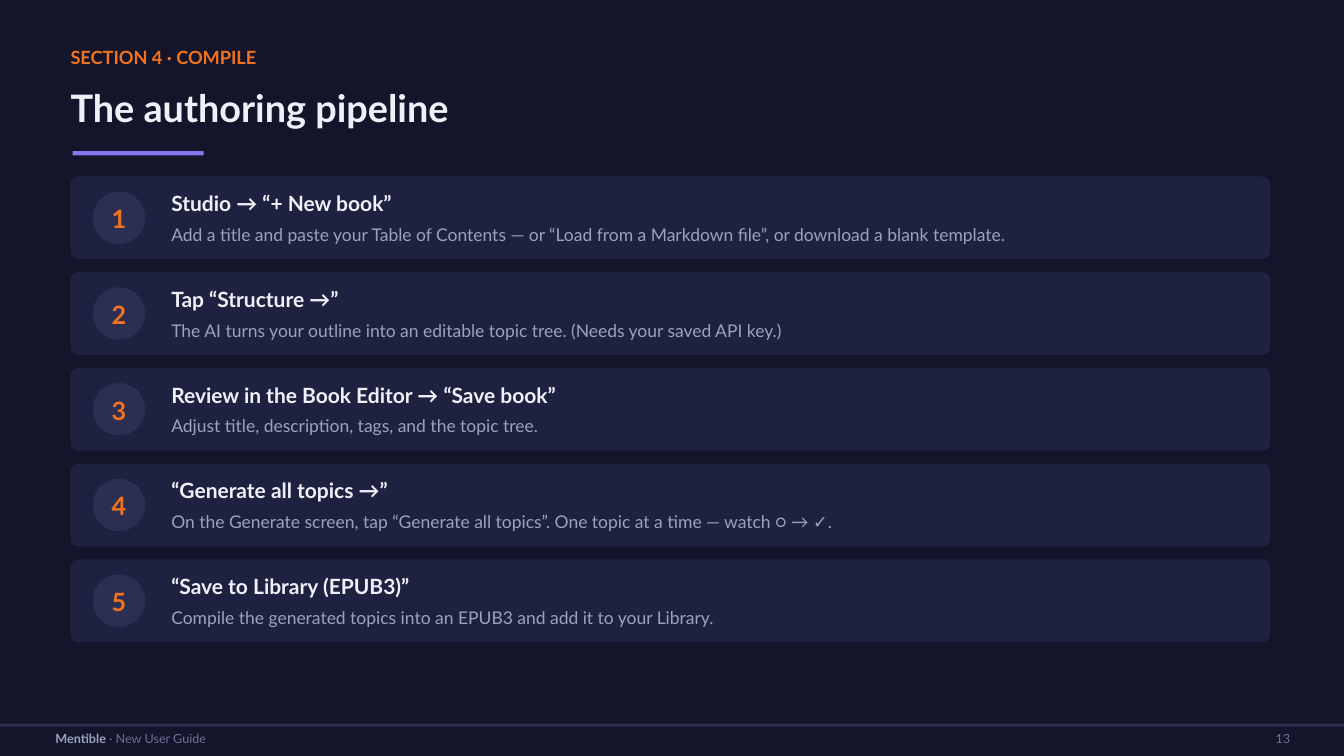
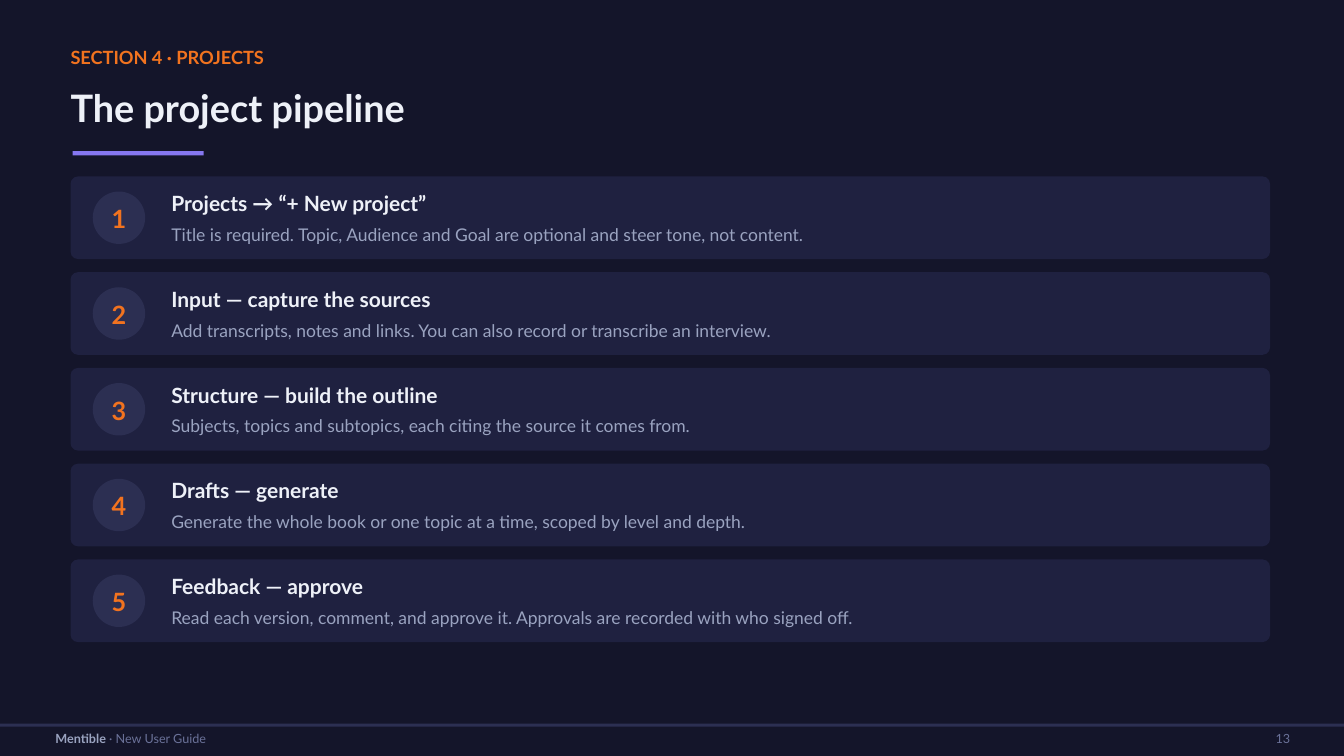
Before and after one commit to wegofwd2020-hub/Mentible, a slide deck: slide 13 of Mentible-New-User-Guide.pptx. Drawn at 1344x756 pixels with LibreOffice and Linux fonts; fonts in the diff are those of the drawing. Boxes give left, top, right and bottom in pixels: in the first picture for what was removed or moved away, otherwise in the second. Text is boxed around its words. In the diff, an @@ line names an element or a change of style, - is before the commit and + after.

```diff
--- a/Mentible-New-User-Guide.pptx
+++ b/Mentible-New-User-Guide.pptx
@@ text at (x1=71, y1=50, x2=264, y2=64): text changed @@
-SECTION 4 · COMPILE
+SECTION 4 · PROJECTS
@@ text at (x1=71, y1=94, x2=405, y2=129): text changed @@
-The authoring pipeline
+The project pipeline
@@ text at (x1=171, y1=195, x2=426, y2=215): text changed @@
-Studio → “+ New book”
+Projects → “+ New project”
@@ text at (x1=171, y1=228, x2=803, y2=244): text changed @@
-Add a title and paste your Table of Contents — or “Load from a Markdown file”, or download a blank template.
+Title is required. Topic, Audience and Goal are optional and steer tone, not content.
@@ text at (x1=171, y1=291, x2=431, y2=311): text changed @@
-Tap “Structure →”
+Input — capture the sources
@@ text at (x1=171, y1=324, x2=770, y2=340): text changed @@
-The AI turns your outline into an editable topic tree. (Needs your saved API key.)
+Add transcripts, notes and links. You can also record or transcribe an interview.
@@ text at (x1=171, y1=387, x2=437, y2=403): text changed @@
-Review in the Book Editor → “Save book”
+Structure — build the outline
@@ text at (x1=171, y1=419, x2=690, y2=435): text changed @@
-Adjust title, description, tags, and the topic tree.
+Subjects, topics and subtopics, each citing the source it comes from.
@@ text at (x1=171, y1=482, x2=338, y2=502): text changed @@
-“Generate all topics →”
+Drafts — generate
@@ text at (x1=171, y1=515, x2=745, y2=531): text changed @@
-On the Generate screen, tap “Generate all topics”. One topic at a time — watch ○ → ✓.
+Generate the whole book or one topic at a time, scoped by level and depth.
@@ text at (x1=171, y1=578, x2=363, y2=598): text changed @@
-“Save to Library (EPUB3)”
+Feedback — approve
@@ text at (x1=171, y1=611, x2=852, y2=627): text changed @@
-Compile the generated topics into an EPUB3 and add it to your Library.
+Read each version, comment, and approve it. Approvals are recorded with who signed off.
```
Also in this commit, not shown: 18 other slides changed, 1 other file.
